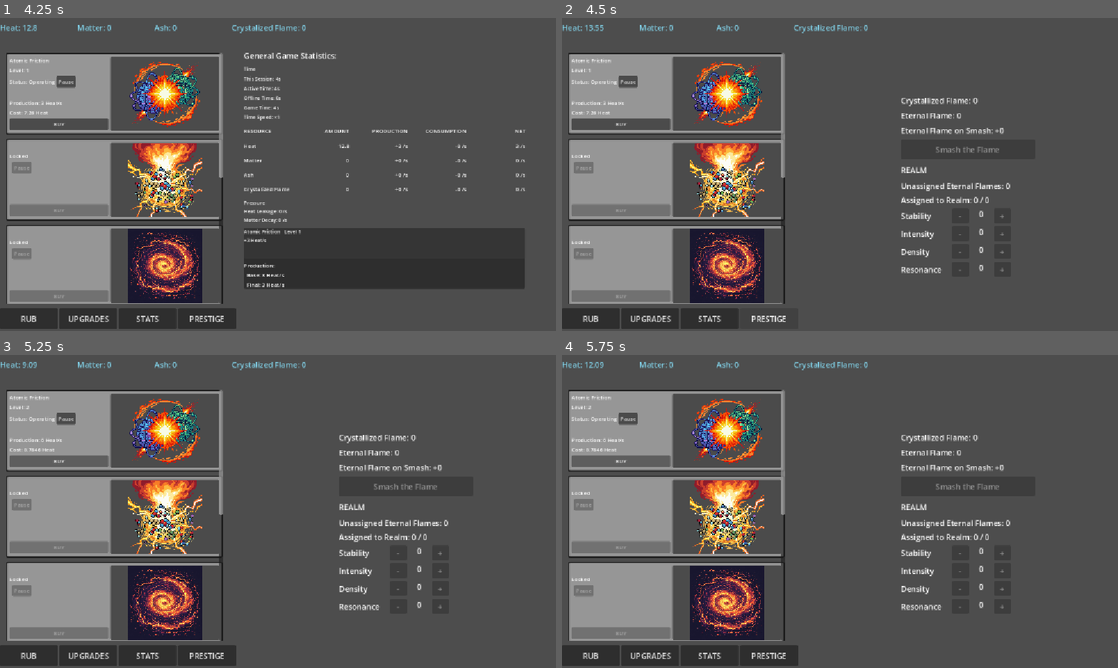
Above: before the commit, frames 1-4 (two rows, left to right).
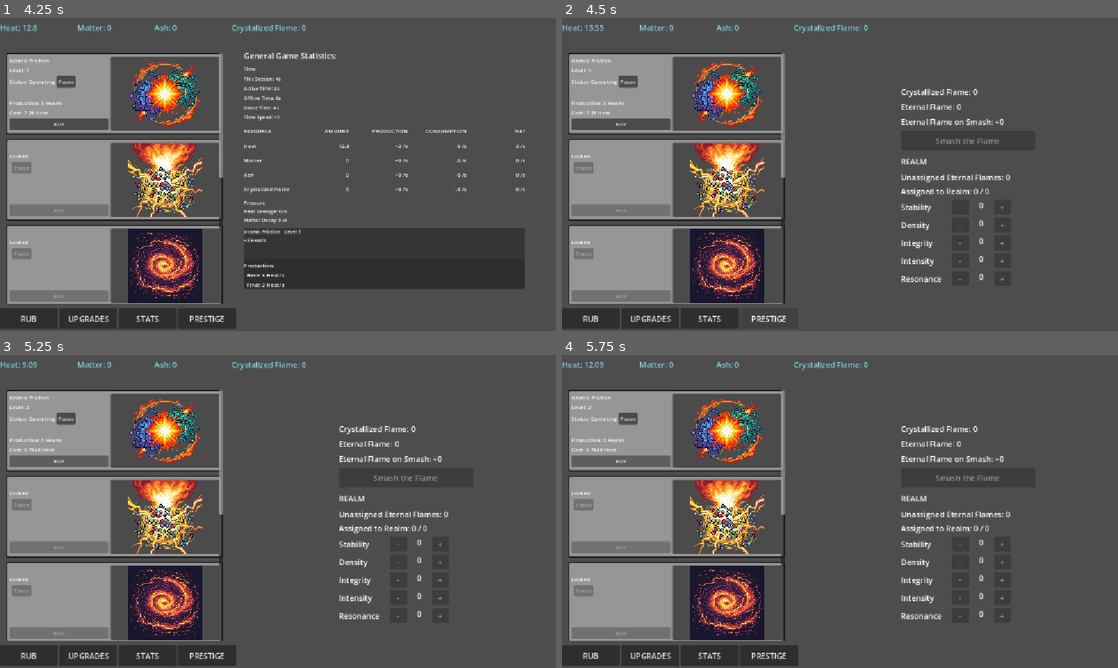
Above: after the commit, the same moments.

Repository: Goghin/Demonic-incremental
Game: Godot game, scene res://game.tscn
Same seed, same stepped clock (60 frames per second), same inputs: the game is played once before the commit and once after it.
Inputs (mouse positions are in pixels of both pictures, inside the frame that each line leads up to):
- Up to frame 1 (4.25 s): click "RUB" at 0.5 s; click "BUY" at 1.25 s; click "UPGRADES" at 2 s; click "STATS" at 2.75 s; click (383, 243) at 3.5 s
- Up to frame 2 (4.5 s): click "PRESTIGE" at 4.25 s
- Up to frame 3 (5.25 s): click "BUY" at 5 s
- Up to frame 4 (5.75 s): no input

Frame 1 is identical in both runs. In frame 2, 3.0% of the frame differs, in the area x 61-81%, y 22-85%; in frame 3, 3.0%; in frame 4, 3.0%.

Commit message:
Flame stats

Diff:
--- a/Game/eternal_flame_state.gd
+++ b/Game/eternal_flame_state.gd
@@ -7,19 +7,41 @@
 var total_crystallized_flame: float = 0.0
 
 var stability: int = 0
+var density: int = 0
+var integrity: int = 0
 var intensity: int = 0
-var density: int = 0
 var resonance: int = 0
 
 
 func get_assigned_flames() -> int:
 	return (
 		stability
+		+ density
+		+ integrity
 		+ intensity
-		+ density
 		+ resonance
 	)
 
+func get_intensity_heat_production_factor() -> float:
+	return (
+		1.0
+		+ 0.05 * intensity
+		+ 0.01 * get_unassigned_flames()
+	)
+
+func get_integrity_contamination_factor() -> float:
+	return (
+		1.0
+		+ 0.05 * integrity
+		+ 0.01 * get_unassigned_flames()
+	)
+
+func get_density_matter_production_factor() -> float:
+	return (
+		1.0
+		+ 0.05 * density
+		+ 0.01 * get_unassigned_flames()
+	)
 
 func get_unassigned_flames() -> int:
 	return max(
@@ -41,6 +63,8 @@
 		return false
 
 	match stat_name:
+		"integrity":
+			integrity += 1
 		"stability":
 			stability += 1
 		"intensity":
@@ -60,6 +84,8 @@
 		return false
 
 	match stat_name:
+		"integrity":
+			integrity -= 1
 		"stability":
 			stability -= 1
 		"intensity":
@@ -76,6 +102,8 @@
 
 func get_stat_value(stat_name: String) -> int:
 	match stat_name:
+		"integrity":
+			return integrity
 		"stability":
 			return stability
 		"intensity":
@@ -97,3 +125,4 @@
 	intensity = 0
 	density = 0
 	resonance = 0
+	integrity = 0
--- a/Game/gamestats.gd
+++ b/Game/gamestats.gd
@@ -433,6 +433,18 @@
 			output.amount_per_second
 			* generator.level
 		)
+
+	if resource_id == ResourceIds.MATTER:
+		total *= (
+			state.eternal_flame_state
+			.get_density_matter_production_factor()
+		)
+
+	if resource_id == ResourceIds.HEAT:
+		total *= (
+		state.eternal_flame_state
+		.get_intensity_heat_production_factor()
+	)
 
 	return total
 
--- a/Game/modifier.gd
+++ b/Game/modifier.gd
@@ -82,12 +82,24 @@
 	if dynamic_formula == DYNAMIC_RESOURCE_LOG10:
 		var resource_amount = state.get_resource_amount(
 			dynamic_resource_id
-		)
+	)
 
 		if resource_amount <= 1.0:
 			return 1.0
 
-		return 1.0 + multiplier * log(resource_amount) / log(10.0)
+		var scaling_multiplier = 1.0
+
+		if source_upgrade_id == "thermic_mass":
+			scaling_multiplier = (
+			state.realm_effects.thermal_mass_multiplier
+		)
+
+		return 1.0 + (
+			multiplier
+			* scaling_multiplier
+			* log(resource_amount)
+			/ log(10.0)
+		)
 
 	if dynamic_formula == DYNAMIC_RESOURCE_SQRT:
 		var resource_amount = state.get_resource_amount(
@@ -121,8 +133,15 @@
 
 		var excess = sqrt(resource_amount) - sqrt(threshold)
 
+		var scaling_multiplier = multiplier
+
+		if source_upgrade_id == "ashen_contamination":
+			scaling_multiplier /= (
+				state.eternal_flame_state.get_integrity_contamination_factor()
+			)
+
 		return 1.0 / (
-			1.0 + multiplier * excess
+			1.0 + scaling_multiplier * excess
 		)
 
 	if dynamic_formula == DYNAMIC_RESOURCE_EXPONENT:
--- a/Game/realm_effects.gd
+++ b/Game/realm_effects.gd
@@ -5,19 +5,35 @@
 const STABILITY_THRESHOLD_BONUS: float = 0.05
 const UNASSIGNED_STABILITY_BONUS: float = 0.01
 
+const DENSITY_THERMAL_MASS_BONUS: float = 0.05
+const UNASSIGNED_DENSITY_THERMAL_MASS_BONUS: float = 0.01
+
+const DENSITY_MATTER_DECAY_THRESHOLD_BONUS: float = 0.05
+const UNASSIGNED_DENSITY_MATTER_DECAY_THRESHOLD_BONUS: float = 0.01
+
 var heat_leak_threshold: float = 0.0
+var matter_decay_threshold: float = 0.0
+var thermal_mass_multiplier: float = 1.0
 
 
 func rebuild(
 	eternal_flame_state: EternalFlameState,
-	base_heat_leak_threshold: float
+	base_heat_leak_threshold: float,
+	base_matter_decay_threshold: float
 	) -> void:
+
 	var stability = eternal_flame_state.stability
+	var density = eternal_flame_state.density
+
 	var unassigned_flames = (
 		eternal_flame_state.get_unassigned_flames()
 	)
 
-	var threshold_multiplier = (
+	# ----------------------------------------------------------------
+	# Stability
+	# ----------------------------------------------------------------
+
+	var stability_multiplier = (
 		1.0
 		+ stability * STABILITY_THRESHOLD_BONUS
 		+ unassigned_flames * UNASSIGNED_STABILITY_BONUS
@@ -25,5 +41,26 @@
 
 	heat_leak_threshold = (
 		base_heat_leak_threshold
-		* threshold_multiplier
+		* stability_multiplier
 	)
+
+	# ----------------------------------------------------------------
+	# Density
+	# ----------------------------------------------------------------
+
+	thermal_mass_multiplier = (
+		1.0
+		+ density * DENSITY_THERMAL_MASS_BONUS
+		+ unassigned_flames * UNASSIGNED_DENSITY_THERMAL_MASS_BONUS
+	)
+
+	var matter_decay_threshold_multiplier = (
+		1.0
+		+ density * DENSITY_MATTER_DECAY_THRESHOLD_BONUS
+		+ unassigned_flames * UNASSIGNED_DENSITY_MATTER_DECAY_THRESHOLD_BONUS
+	)
+
+	matter_decay_threshold = (
+		base_matter_decay_threshold
+		* matter_decay_threshold_multiplier
+	)
--- a/Generators/generator.gd
+++ b/Generators/generator.gd
@@ -57,6 +57,18 @@
 			output.amount_per_second
 			* level
 		)
+
+		if output.resource_id == ResourceIds.MATTER:
+			production *= (
+				state.eternal_flame_state
+				.get_density_matter_production_factor()
+			)
+
+		if output.resource_id == ResourceIds.HEAT:
+			production *= (
+			state.eternal_flame_state
+			.get_intensity_heat_production_factor()
+			)
 
 		for modifier in modifiers:
 			if modifier.applies_to(
--- a/UI/prestige_panel.gd
+++ b/UI/prestige_panel.gd
@@ -34,6 +34,7 @@
 	refresh()
 
 
+
 func _create_realm_ui() -> void:
 	if realm_container != null:
 		return
@@ -69,19 +70,26 @@
 	)
 
 	_create_realm_stat_row(
+		"density",
+		"Density"
+	)
+
+	_create_realm_stat_row(
+		"integrity",
+		"Integrity"
+	)
+
+	_create_realm_stat_row(
 		"intensity",
 		"Intensity"
 	)
 
 	_create_realm_stat_row(
-		"density",
-		"Density"
-	)
-
-	_create_realm_stat_row(
 		"resonance",
 		"Resonance"
 	)
+
+
 
 
 func _create_realm_stat_row(
@@ -149,8 +157,9 @@
 
 	if eternal_flame_state.assign_flame(stat_name):
 		state.realm_effects.rebuild(
-			eternal_flame_state,
-			state.heat_leak_threshold
+			state.eternal_flame_state,
+			state.heat_leak_threshold,
+			state.matter_decay_threshold
 		)
 
 		refresh()
@@ -168,8 +177,9 @@
 
 	if eternal_flame_state.remove_flame(stat_name):
 		state.realm_effects.rebuild(
-			eternal_flame_state,
-			state.heat_leak_threshold
+			state.eternal_flame_state,
+			state.heat_leak_threshold,
+			state.matter_decay_threshold
 		)
 
 		refresh()
--- a/game_state.gd
+++ b/game_state.gd
@@ -32,11 +32,14 @@
 	_initialize_generators()
 	_initialize_upgrade_groups()
 	_initialize_upgrades()
+
 	eternal_flame_state = EternalFlameState.new()
 	realm_effects = RealmEffects.new()
+
 	realm_effects.rebuild(
 		eternal_flame_state,
-		heat_leak_threshold
+		heat_leak_threshold,
+		matter_decay_threshold
 	)
 
 # -------------------------------------------------------------------
@@ -1773,16 +1776,20 @@
 		ResourceIds.MATTER
 	)
 
-	if matter <= matter_decay_threshold:
+	var effective_threshold = (
+		realm_effects.matter_decay_threshold
+	)
+
+	if matter <= effective_threshold:
 		return 0.0
 
 	var excess_matter = (
-		matter - matter_decay_threshold
+		matter - effective_threshold
 	)
 
 	var normalized_excess = (
 		excess_matter
-		/ matter_decay_threshold
+		/ effective_threshold
 	)
 
 	return (
